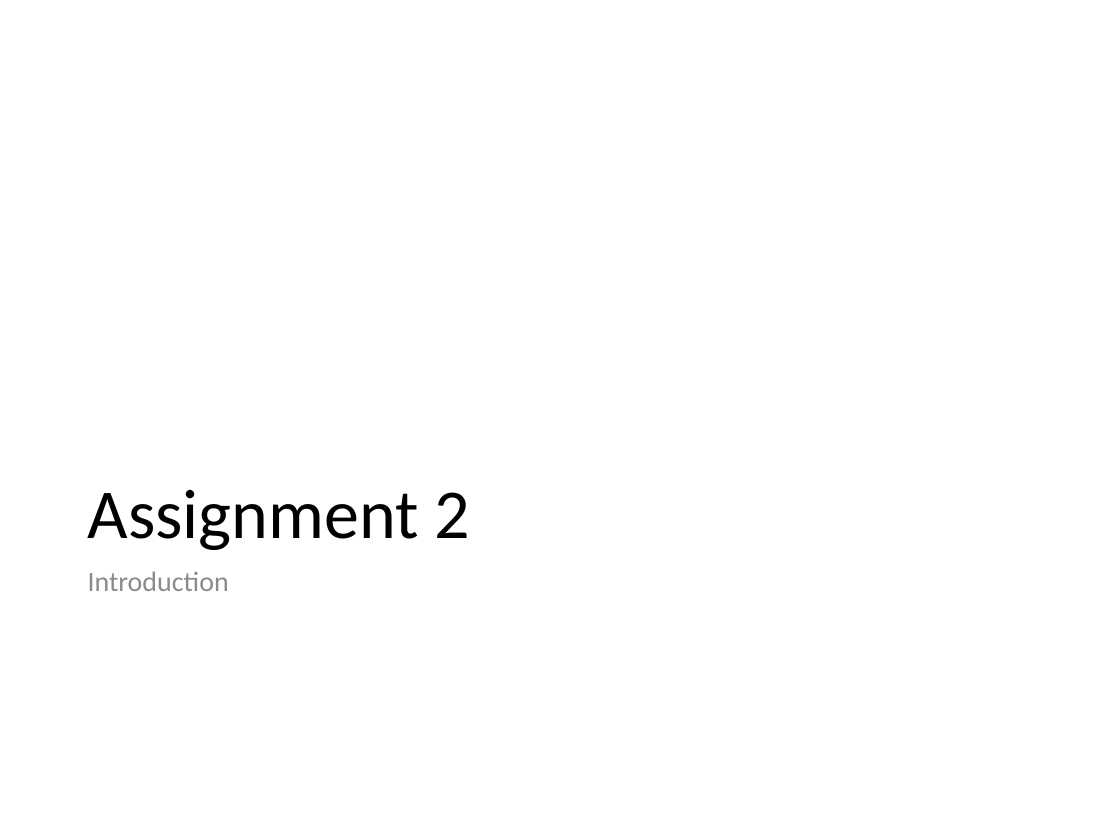
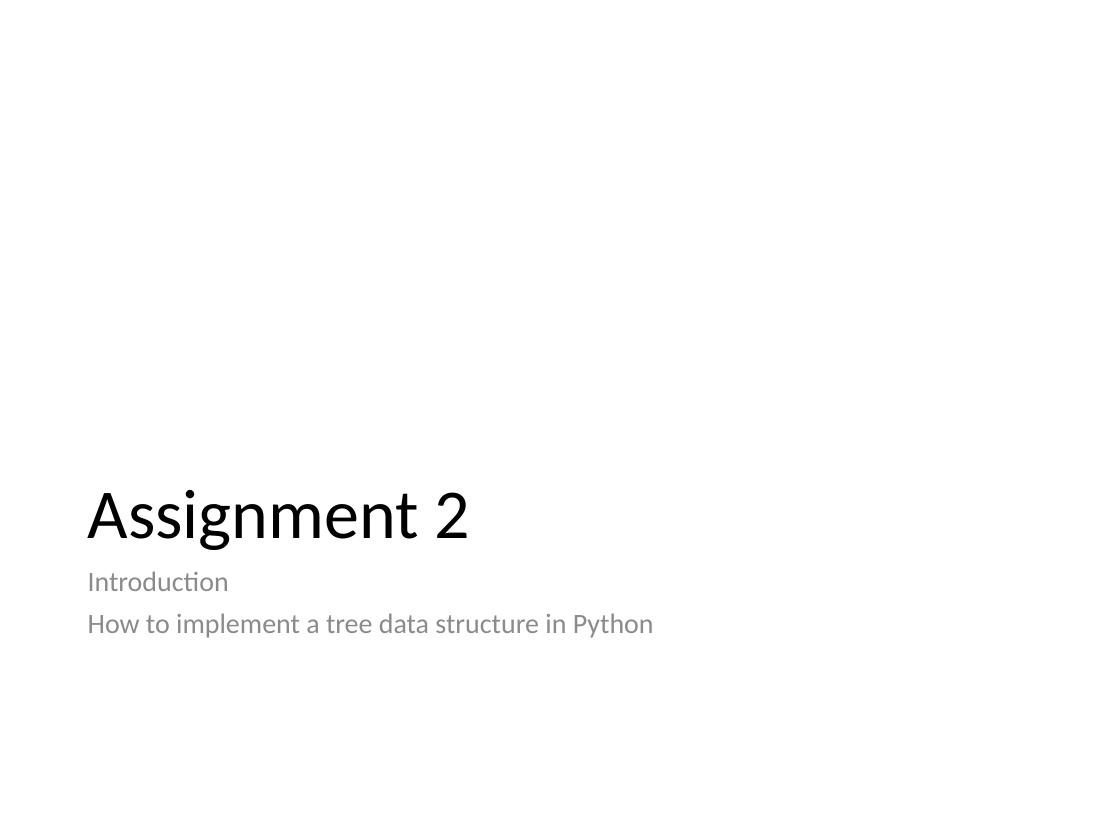
Before and after one commit to AnbreyaB/Introduction_to_Artificial_Intelligence, a slide deck: slide 25 of slides/discussion/03_search_discussion.pptx. Drawn at 1120x840 pixels with LibreOffice and Linux fonts; fonts in the diff are those of the drawing. Boxes give left, top, right and bottom in pixels: in the first picture for what was removed or moved away, otherwise in the second. Text is boxed around its words. In the diff, an @@ line names an element or a change of style, - is before the commit and + after.

```diff
--- a/slides/discussion/03_search_discussion.pptx
+++ b/slides/discussion/03_search_discussion.pptx
@@ text at [88,613,654,638]: paragraph added @@
+How to implement a tree data structure in Python
```
Also in this commit, not shown: 4 other slides changed, 1 slide removed, 1 other file.
